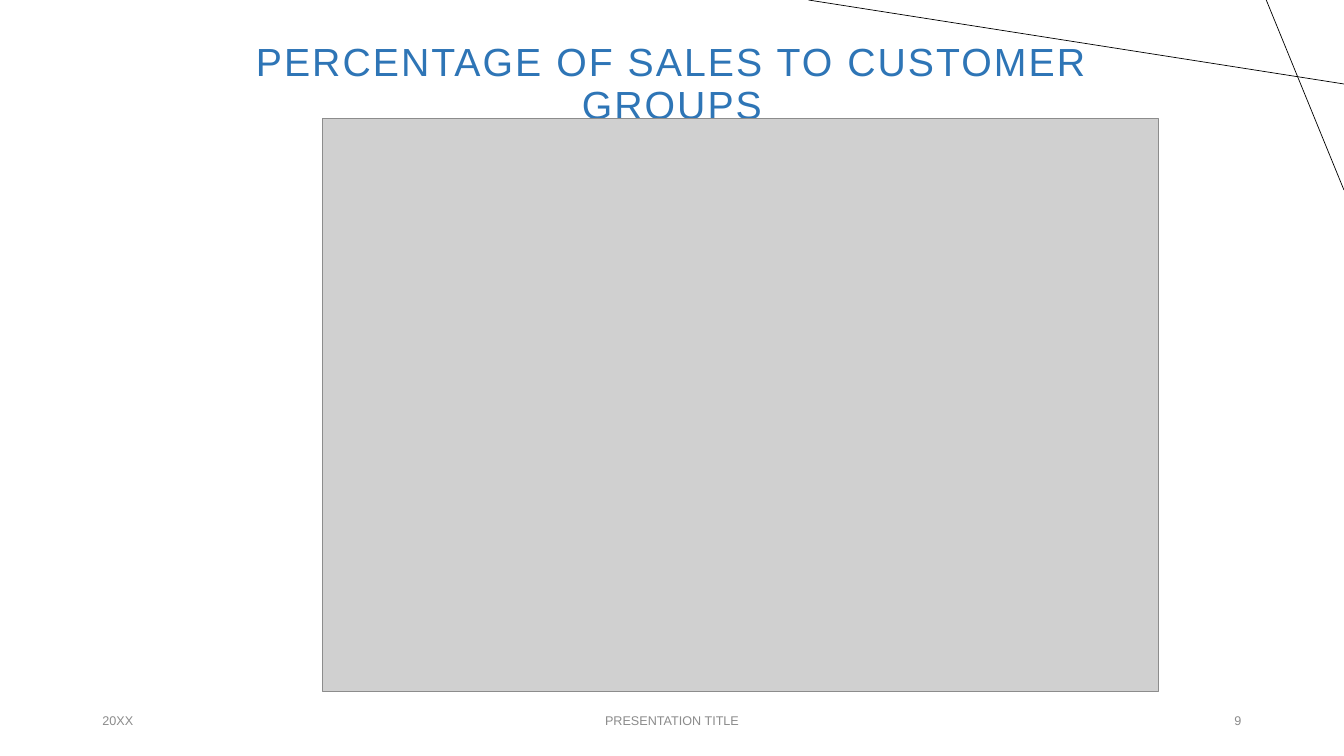
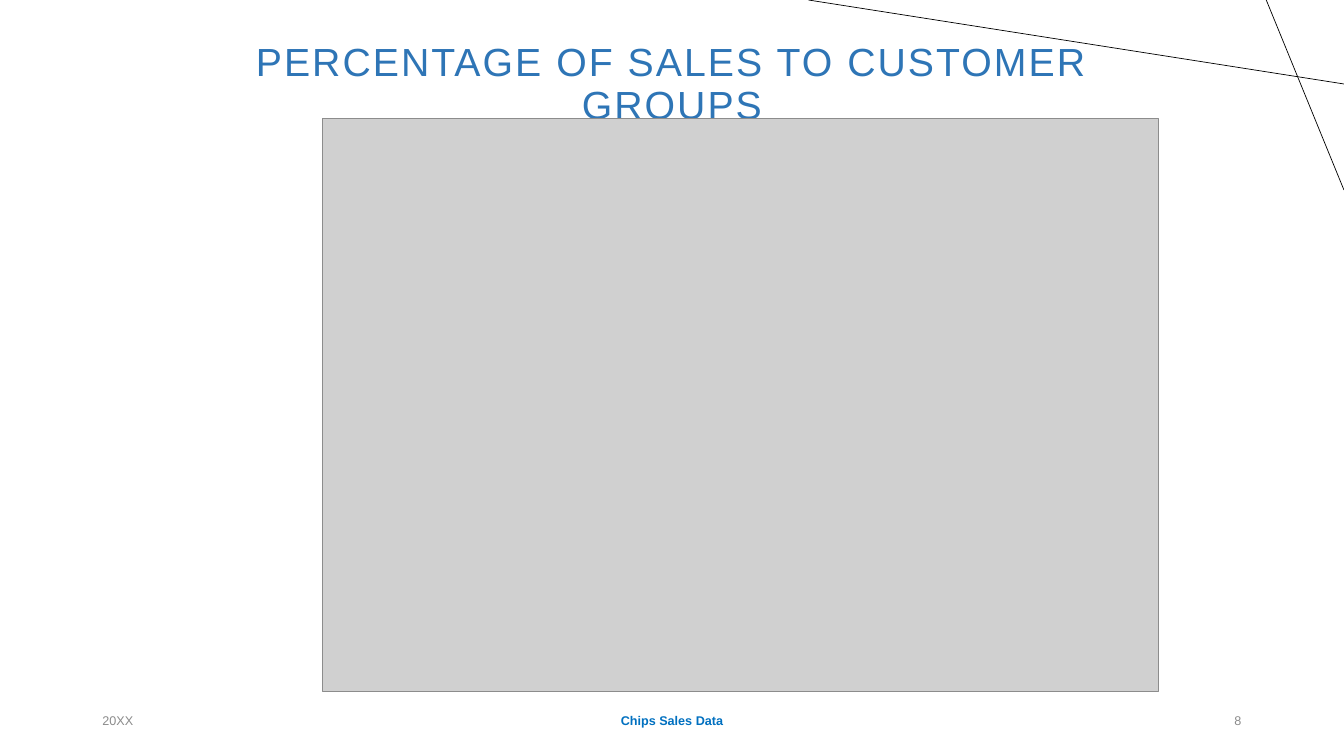
Before and after one commit to coja56/Customer_buying_Patterns, a slide deck: slide 8 of Summary of sales and customer behaviours.pptx (slide 9 before the commit). Drawn at 1344x756 pixels with LibreOffice and Linux fonts; fonts in the diff are those of the drawing; grey boxes stand for pictures. Boxes give left, top, right and bottom in pixels: in the first picture for what was removed or moved away, otherwise in the second. Text is boxed around its words. In the diff, an @@ line names an element or a change of style, - is before the commit and + after.

```diff
--- a/Summary of sales and customer behaviours.pptx
+++ b/Summary of sales and customer behaviours.pptx
@@ text at box(621, 716, 723, 728): text changed; text colour #8C8C8C to #0070C0; bold on @@
-PRESENTATION TITLE
+Chips Sales Data
```
Also in this commit, not shown: 4 other slides changed, 7 slides added, 9 slides removed, 1 other file.
